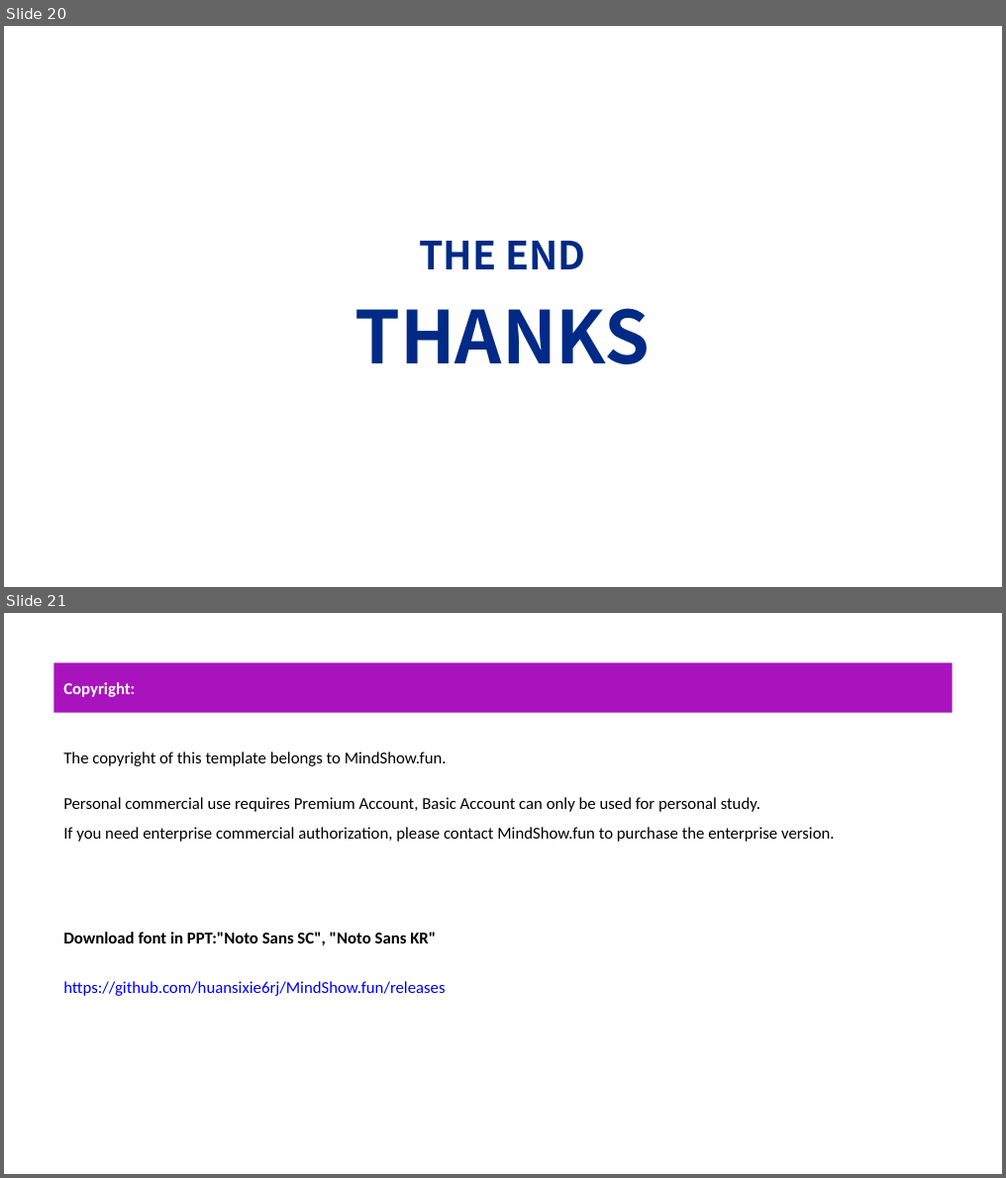
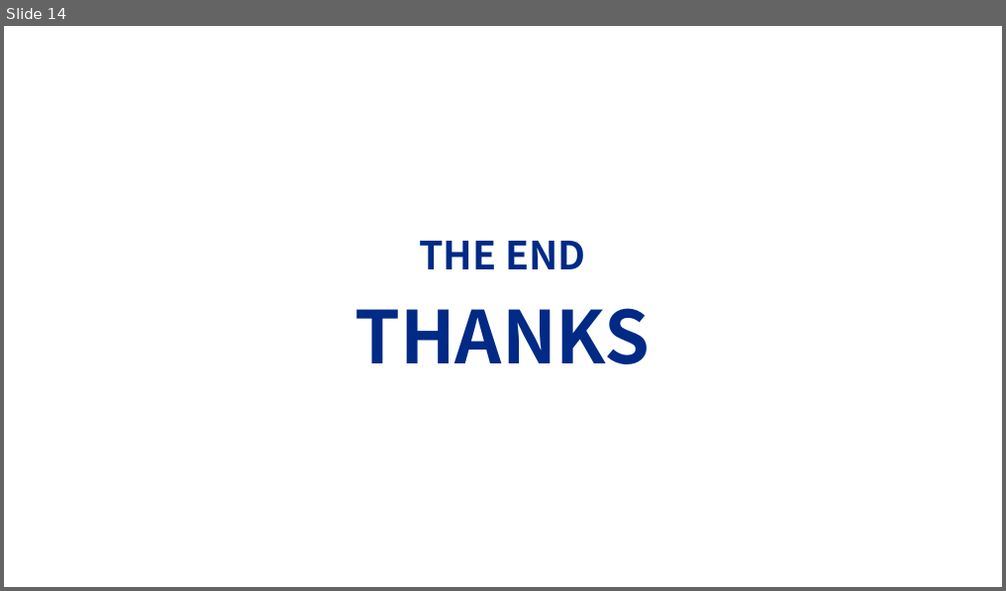
Before and after one commit to PSTAT197-F23/PSTAT197A_FP_Group1, a slide deck: scripts/drafts/PRESENTATION.pptx. Shown one above the other, each under a label of ours: slides 20 and 21 before the commit, slide 14 after it. The pictures are 1006x1178 and 1006x591 pixels, drawn with LibreOffice and Linux fonts; fonts in the diff are those of the drawing; background and template pictures are left out. Boxes give left, top, right and bottom in pixels: in the first picture for what was removed or moved away, otherwise in the second. Text is boxed around its words. In the diff, an @@ line names an element or a change of style, - is before the commit and + after.

```diff
--- a/scripts/drafts/PRESENTATION.pptx
+++ b/scripts/drafts/PRESENTATION.pptx
@@ slide 21 removed at (4, 613, 1002, 1174), background #FFFFFF @@
@@ rectangle removed at (54, 663, 952, 713) @@
@@ text removed at (63, 682, 135, 697) @@
-Copyright:
@@ text removed at (63, 752, 447, 766) @@
-The copyright of this template belongs to MindShow.fun.
@@ text removed at (63, 797, 835, 842) @@
-Personal commercial use requires Premium Account, Basic Account can only be used for personal study.
-If you need enterprise commercial authorization, please contact MindShow.fun to purchase the enterprise version.
@@ text removed at (63, 932, 436, 946) @@
-Download font in PPT:"Noto Sans SC", "Noto Sans KR"
@@ text removed at (63, 981, 445, 996) @@
-https://github.com/huansixie6rj/MindShow.fun/releases
@@ what was slide 20 is now slide 14 @@
```
Also in this commit, not shown: 5 slides changed, 1 slide added, 7 other slides removed.
